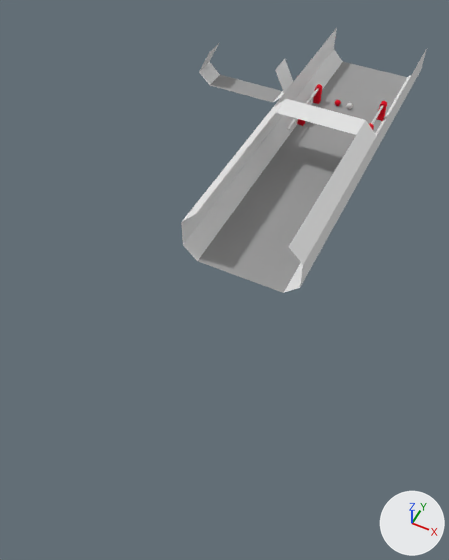
Renders of the Blender file data/level/level.blend from each side of a commit.
The view is the same before and after, from a 50 mm lens placed at (10.9, -37.9, 29.1), pointed at (-1.7, -12.7, -2.4). The lights are fixed; the arrows at lower right show +X, +Y and +Z.

The older version as bpy lines, for what is in view:
```python
ob_cube_010 = bpy.data.objects.new('Cube.010', me_cube_010)
ob_cube_010.location = (-1.34, -14.25, 1.5)
ob_cube_010.scale = (1.0, 1.0, 1.01)
ob_cube_011 = bpy.data.objects.new('Cube.011', me_cube_011)
ob_cube_011.location = (0.0, -14.25, 0.0)
ob_cube_012 = bpy.data.objects.new('Cube.012', me_cube_012)
ob_cube_012.location = (0.66, -14.25, 1.5)
ob_cube_012.scale = (1.0, 1.0, 1.01)
ob_objfloortile001_000 = bpy.data.objects.new('objFloorTile001.000', me_plane_001)
ob_objfloortile001_000.location = (0.0, -7.0, 0.0)
ob_objfloortile001_020 = bpy.data.objects.new('objFloorTile001.020', me_plane_033)
ob_objfloortile001_020.location = (0.0, 7.0, 0.0)
# also in view: 'Plane.000' at (-3.5, 7.0, 1.5); 'Plane.002' at (3.5, -7.0, 2.0); 'Plane.001' at (-3.5, -7.0, 2.0); 'Plane.004' at (3.5, 7.0, 1.5)
```
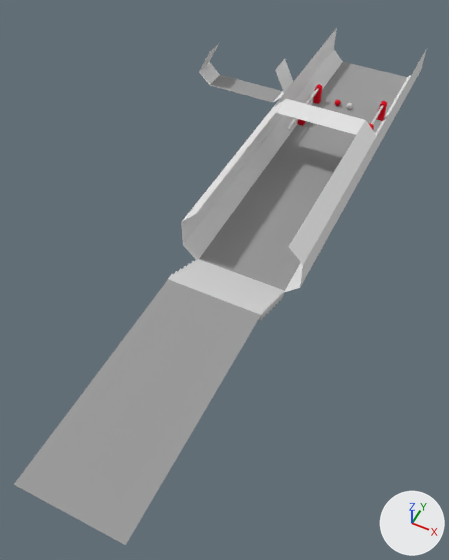
Changed parts and their boxes [x1, y1, x2, y2] in the pictures (449 x 560 px):
'objFloorTile001.001', added
    after: [14, 279, 261, 545]
    faces in mat_mfloor002 (its picture is missing): [14, 279, 261, 545]
    faces in mat_mfloor001 (its picture is missing): [50, 291, 229, 524]
'Cube.016', added
    after: [168, 274, 265, 320]
'Cube.015', added
    after: [174, 271, 269, 317]
'Cube.014', added
    after: [178, 268, 272, 314]
'Cube.013', added
    after: [183, 266, 275, 310]
'Cube.012', shown
    after: [187, 263, 278, 307]
'Cube.011', shown
    after: [191, 261, 281, 304]
'Cube.010', shown
    after: [195, 259, 284, 301]

The change in detail:
Mesh me_cube_017 is new.
It has 24 vertices, 6 faces and spans x -3.02..3.02, y -0.25..0.25, z -0.25..0.25.
It uses material mat_white (its picture is missing).
Object 'Cube.012' (ob_cube_012) is rescaled from (1.0, 1.0, 1.01) to (1.0, 1.0, 1.0).
Object 'Cube.012' (ob_cube_012) is now shown.
Object 'Cube.012' (ob_cube_012) moves from (0.66, -14.25, 1.5) to (0.0, -15.25, 0.5).
Object 'Cube.011' (ob_cube_011) is now shown.
Object 'Cube.011' (ob_cube_011) moves from (0.0, -14.25, 0.0) to (0.0, -14.75, 0.25).
Object 'Cube.010' (ob_cube_010) is rescaled from (1.0, 1.0, 1.01) to (1.0, 1.0, 1.0).
Object 'Cube.010' (ob_cube_010) is now shown.
Object 'Cube.010' (ob_cube_010) moves from (-1.34, -14.25, 1.5) to (0.0, -14.25, 0.0).
Object 'Cube.013' (ob_cube_013) is new; it shows me_cube_017.
Its location is (0.0, -15.75, 0.75).
Object 'Cube.014' (ob_cube_014) is new; it shows a copy of me_cube_017.
Its location is (0.0, -16.25, 1.0).
Object 'Cube.015' (ob_cube_015) is new; it shows a copy of me_cube_017.
Its location is (0.0, -16.75, 1.25).
Object 'Cube.016' (ob_cube_016) is new; it shows a copy of me_cube_017.
Its location is (0.0, -17.25, 1.5).
Object 'objFloorTile001.001' (ob_objfloortile001_001) is new; it shows a copy of the mesh of ob_objfloortile001_000.
Its location is (0.0, -24.5, 1.75).
